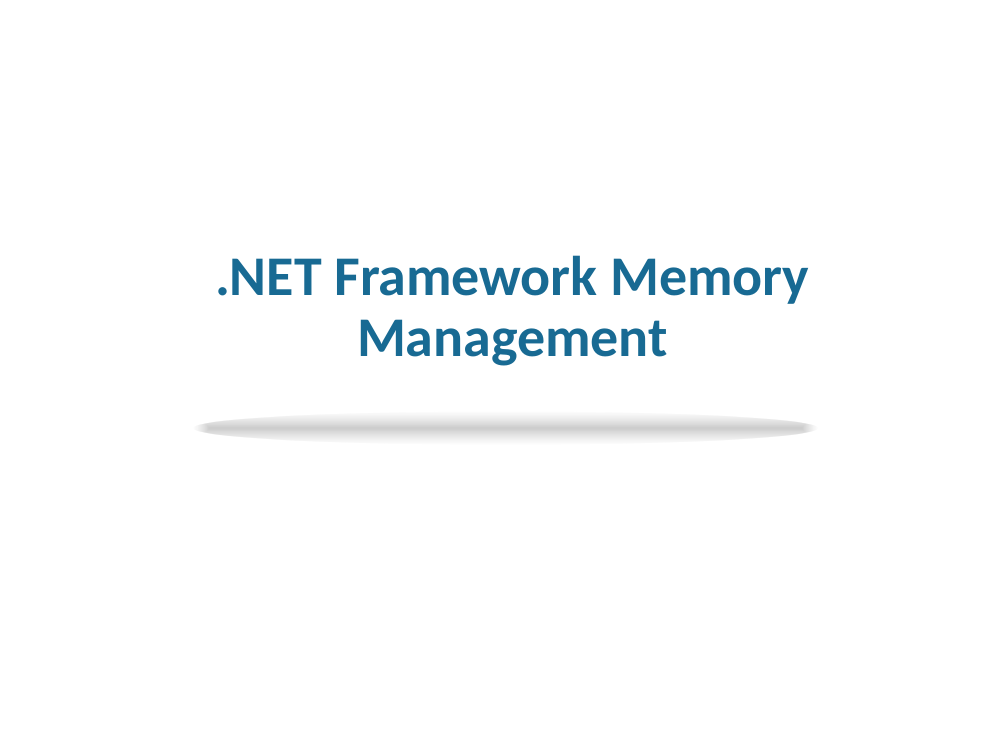
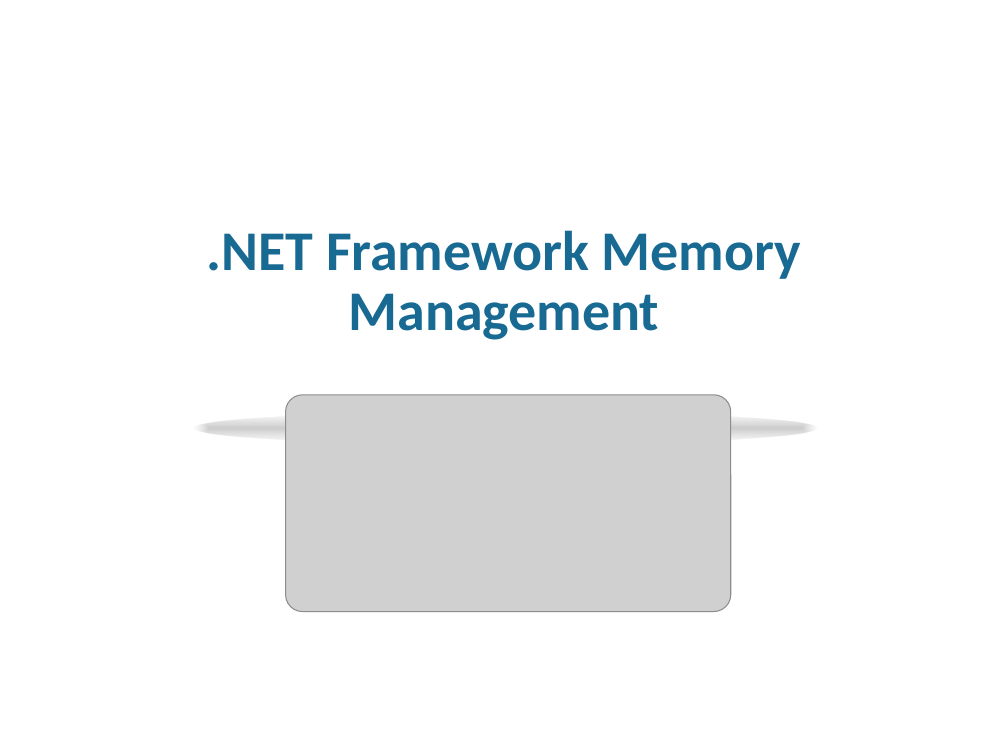
Before and after one commit to tungnt185/MemoryLeak, a slide deck: slide 3 of Memory Leak in .NET.pptx. Drawn at 1008x756 pixels with LibreOffice and Linux fonts; fonts in the diff are those of the drawing; grey boxes stand for pictures; background and template pictures are left out. Boxes give left, top, right and bottom in pixels: in the first picture for what was removed or moved away, otherwise in the second. Text is boxed around its words. In the diff, an @@ line names an element or a change of style, - is before the commit and + after.

Commit message:
Edit

```diff
--- a/Memory Leak in .NET.pptx
+++ b/Memory Leak in .NET.pptx
@@ title ".NET Framework Memory Management": place and size @@
-title ".NET Framework Memory Management" at box(215, 255, 809, 366)
+title ".NET Framework Memory Management" at box(207, 230, 801, 340)
@@ picture added at box(285, 395, 731, 612) @@
```
Also in this commit, not shown: 1 other slide changed, 40 slides added, 29 slides removed.
